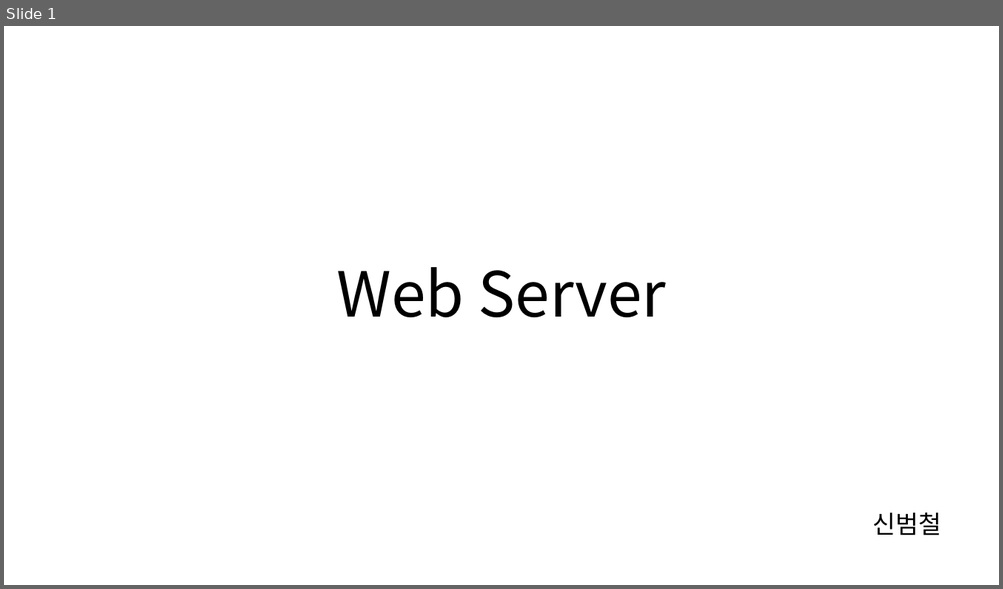
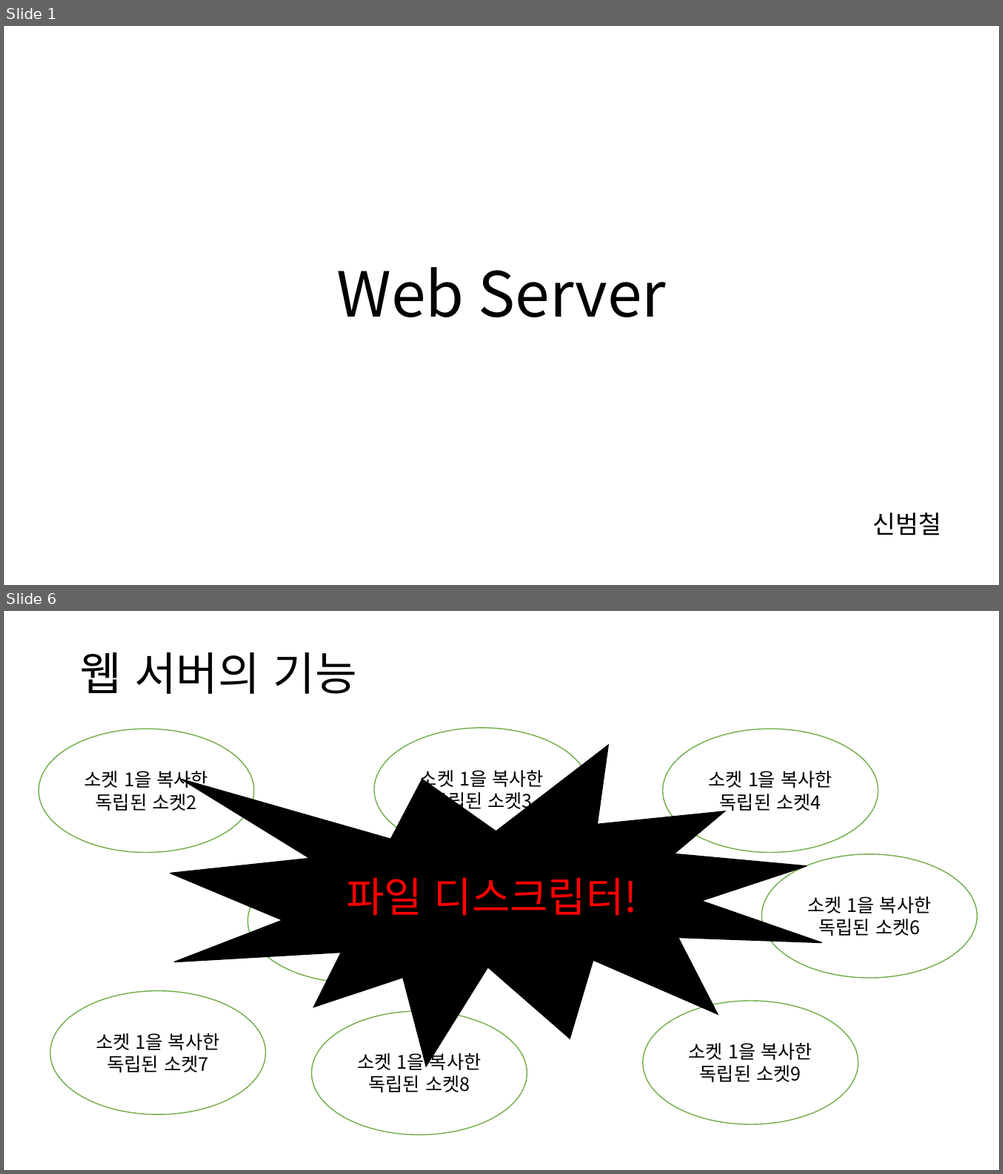
Before and after one commit to cs-study-org/cs-study, a slide deck: 16/beom/WebServer.pptx. Shown one above the other, each under a label of ours: slide 1 before the commit, slides 1 and 6 after it; the slides between them are not shown. The pictures are 1003x589 and 1003x1174 pixels, drawn with LibreOffice and Linux fonts; fonts in the diff are those of the drawing. Boxes give left, top, right and bottom in pixels: in the first picture for what was removed or moved away, otherwise in the second. Text is boxed around its words. In the diff, an @@ line names an element or a change of style, - is before the commit and + after.

```diff
--- a/16/beom/WebServer.pptx
+++ b/16/beom/WebServer.pptx
@@ slide 6 added at bbox=[4, 611, 999, 1170], background #FFFFFF @@
@@ text added at bbox=[79, 652, 357, 694], 44 pt, text #000000 @@
+웹 서버의 기능
@@ ellipse added at bbox=[38, 729, 254, 853], fill #FFFFFF, outline #70AD47 1 pt, 18 pt, text #000000 @@
+소켓 1을 복사한 독립된 소켓2
@@ ellipse added at bbox=[374, 728, 589, 852], fill #FFFFFF, outline #70AD47 1 pt, 18 pt, text #000000 @@
+소켓 1을 복사한 독립된 소켓3
@@ ellipse added at bbox=[663, 729, 879, 853], fill #FFFFFF, outline #70AD47 1 pt, 18 pt, text #000000 @@
+소켓 1을 복사한 독립된 소켓4
@@ irregular seal added at bbox=[170, 745, 822, 1067], fill #000000, outline #000000 1 pt, 40 pt, text #FF0000 @@
+파일 디스크립터!
@@ ellipse added at bbox=[761, 854, 977, 978], fill #FFFFFF, outline #70AD47 1 pt, 18 pt, text #000000 @@
+소켓 1을 복사한 독립된 소켓6
@@ ellipse added at bbox=[248, 860, 464, 983], fill #FFFFFF, outline #70AD47 1 pt, 18 pt, text #000000 @@
+소켓 1을 복사한 독립된 소켓5
@@ ellipse added at bbox=[51, 991, 266, 1116], fill #FFFFFF, outline #70AD47 1 pt, 18 pt, text #000000 @@
+소켓 1을 복사한 독립된 소켓7
@@ ellipse added at bbox=[643, 1001, 858, 1125], fill #FFFFFF, outline #70AD47 1 pt, 18 pt, text #000000 @@
+소켓 1을 복사한 독립된 소켓9
@@ ellipse added at bbox=[311, 1011, 527, 1136], fill #FFFFFF, outline #70AD47 1 pt, 18 pt, text #000000 @@
+소켓 1을 복사한 독립된 소켓8
```
Also in this commit, not shown: 2 slides changed, 7 other slides added, 9 slides removed.
